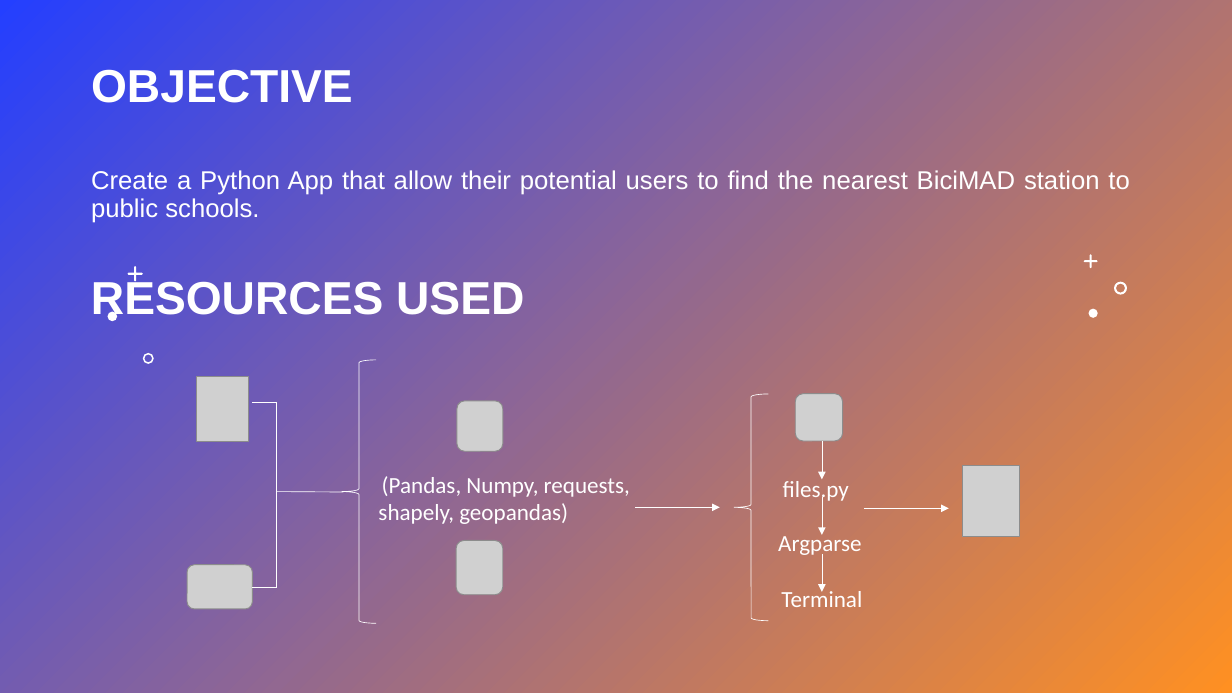
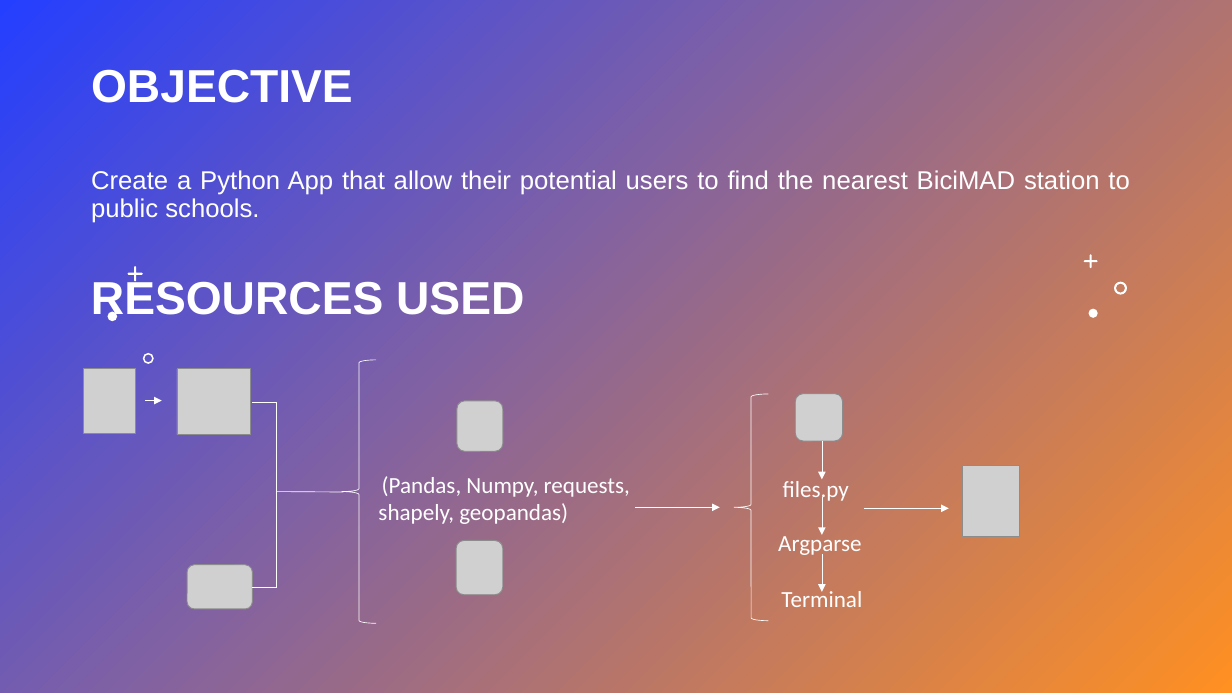
Before and after one commit to MargaMontV/project-module-1, a slide deck: slide 2 of presentation/pm1_presentation_Margarita.pptx. Drawn at 1232x693 pixels with LibreOffice and Linux fonts; fonts in the diff are those of the drawing; grey boxes stand for pictures. Boxes give left, top, right and bottom in pixels: in the first picture for what was removed or moved away, otherwise in the second. Text is boxed around its words. In the diff, an @@ line names an element or a change of style, - is before the commit and + after.

```diff
--- a/presentation/pm1_presentation_Margarita.pptx
+++ b/presentation/pm1_presentation_Margarita.pptx
@@ picture: place and size @@
-picture at [197, 376, 249, 441]
+picture at [84, 369, 136, 433]
@@ picture added at [177, 369, 251, 434] @@
@@ arrow added from (145, 401) to (162, 401), #FFFFFF 0.5 pt @@
```
Also in this commit, not shown: 2 other files.
